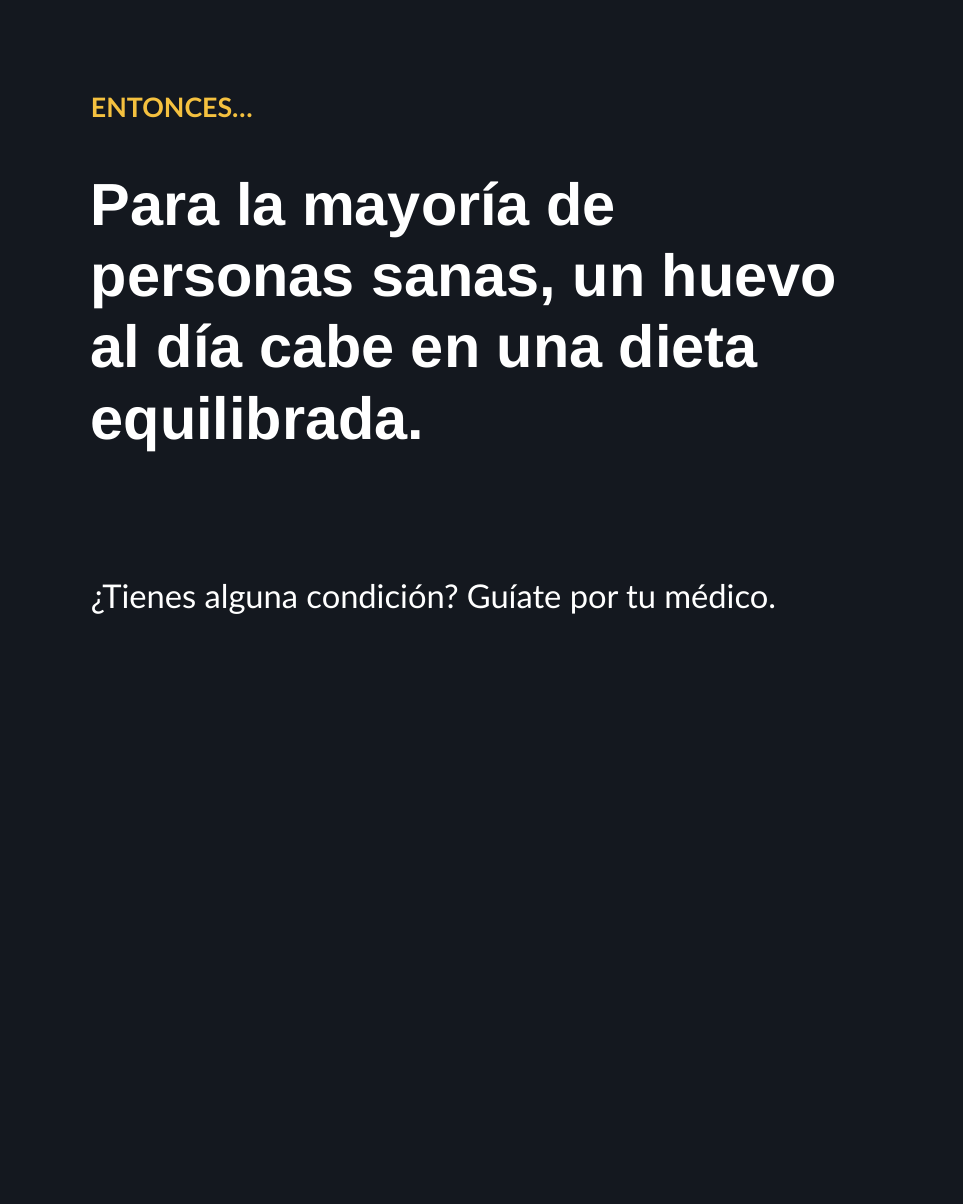
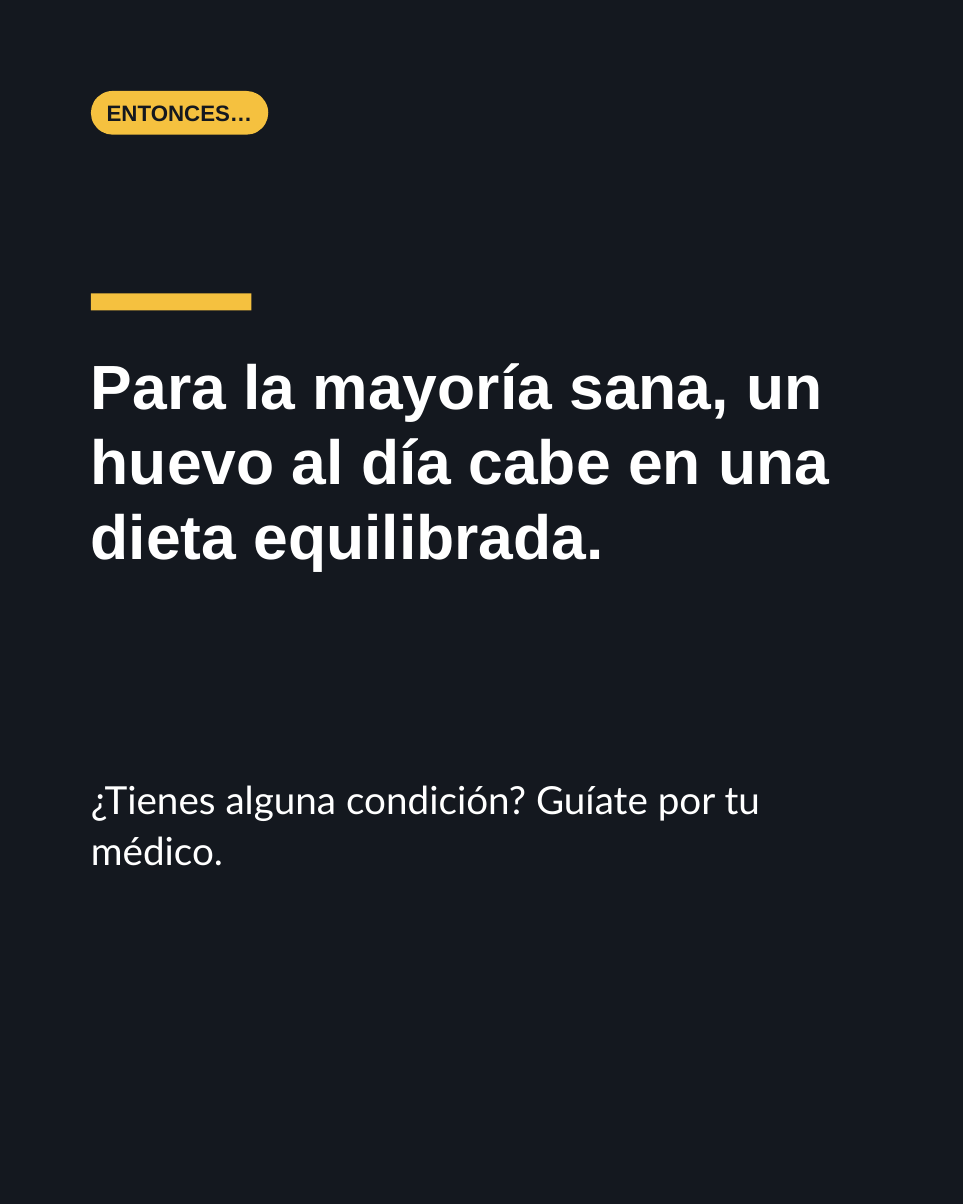
Before and after one commit to Notaly2026/huevera-canva, a slide deck: slide 4 of Dia-5/Carrusel Mito Colesterol - IG 1080x1350.pptx. Drawn at 963x1204 pixels with LibreOffice and Linux fonts; fonts in the diff are those of the drawing. Boxes give left, top, right and bottom in pixels: in the first picture for what was removed or moved away, otherwise in the second. Text is boxed around its words. In the diff, an @@ line names an element or a change of style, - is before the commit and + after.

```diff
--- a/Dia-5/Carrusel Mito Colesterol - IG 1080x1350.pptx
+++ b/Dia-5/Carrusel Mito Colesterol - IG 1080x1350.pptx
@@ rounded rectangle "ENTONCES…": place and size @@
-rounded rectangle "ENTONCES…" at bbox=[91, 97, 253, 118]
+rounded rectangle "ENTONCES…" at bbox=[91, 91, 269, 135]
@@ rounded rectangle "ENTONCES…" at bbox=[91, 91, 269, 135]: size 18 to 15 pt, font Lato to Arial, text colour #F5C13F to #14181F; alignment left to centre; vertical alignment top to middle; fill none to #F5C13F @@
@@ rectangle added at bbox=[91, 293, 251, 310], fill #F5C13F @@
@@ text at bbox=[91, 363, 829, 571]: text changed; size 40 to 42 pt @@
-Para la mayoría de personas sanas, un huevo al día cabe en una dieta equilibrada.
+Para la mayoría sana, un huevo al día cabe en una dieta equilibrada.
@@ text "¿Tienes alguna condición? Guíate por ...": place and size @@
-text "¿Tienes alguna condición? Guíate por ..." at bbox=[91, 584, 776, 614]
+text "¿Tienes alguna condición? Guíate por ..." at bbox=[91, 785, 760, 866]
@@ text "¿Tienes alguna condición? Guíate por ..." at bbox=[91, 785, 760, 866]: size 22 to 26 pt @@
```
Also in this commit, not shown: 4 other slides changed, 1 other file.
